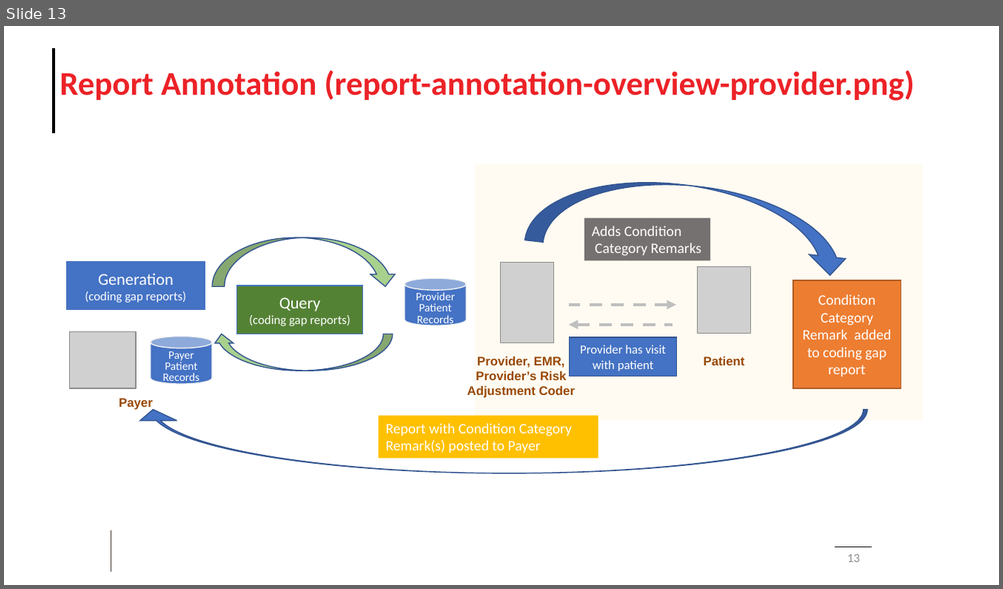
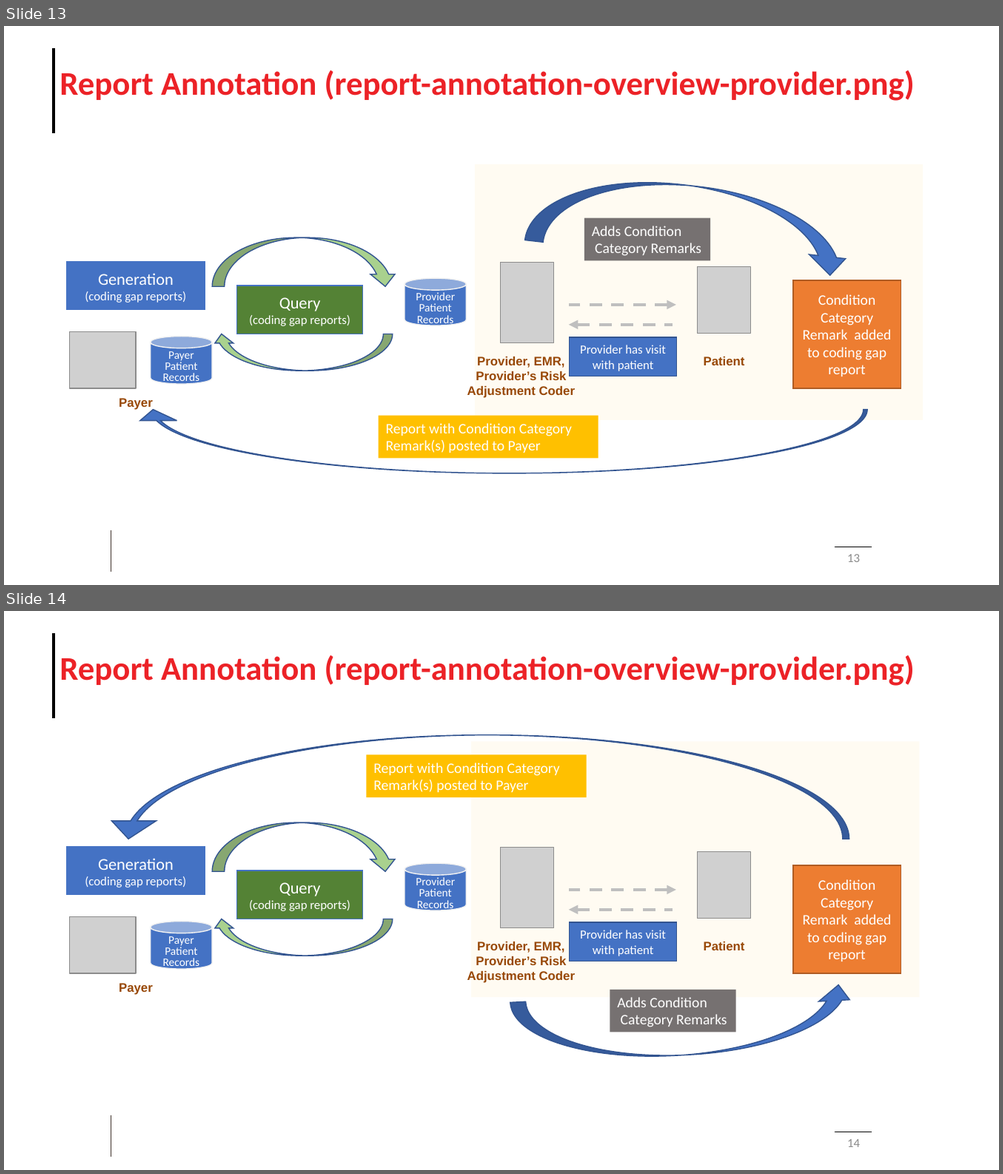
Before and after one commit to HL7/davinci-ra, a slide deck: input/images/Source/Risk Adjustment Images.pptx. Shown one above the other, each under a label of ours: slide 13 before the commit, slides 13 and 14 after it. The pictures are 1003x589 and 1003x1174 pixels, drawn with LibreOffice and Linux fonts; fonts in the diff are those of the drawing; grey boxes stand for pictures; background and template pictures are left out. Boxes give left, top, right and bottom in pixels: in the first picture for what was removed or moved away, otherwise in the second. Text is boxed around its words. In the diff, an @@ line names an element or a change of style, - is before the commit and + after.

Commit message:
Updates to images on CC-remark page

```diff
--- a/input/images/Source/Risk Adjustment Images.pptx
+++ b/input/images/Source/Risk Adjustment Images.pptx
@@ slide 14 added at (4,611,999,1170), background #FFFFFF; not listed: 3 template elements that a slide beside it also shows @@
@@ title added at (60,655,914,686), 32 pt, text #EC2227, bold @@
+Report Annotation (report-annotation-overview-provider.png)
@@ curved down arrow added at (106,735,849,839), fill #4472C4, outline #325491 1 pt @@
@@ rectangle added at (471,741,919,997), fill #FFE699 at 12% opacity @@
@@ rectangle added at (367,755,586,797), fill #FFC000, 14 pt, text #FFFFFF @@
+Report with Condition Category Remark(s) posted to Payer
@@ curved down arrow added at (212,823,397,872), fill #A9D18E, outline #325491 1 pt @@
@@ rectangle added at (67,847,205,895), fill #4472C4, outline #4472C4 1 pt, 12 pt, text #FFFFFF @@
+Generation
+(coding gap reports)
@@ picture added at (500,848,554,929) @@
@@ picture added at (697,852,751,918) @@
@@ rectangle added at (237,871,363,919), fill #548235, outline #4472C4 1 pt, 12 pt, text #FFFFFF @@
+Query
+(coding gap reports)
@@ cylinder added at (404,863,466,910), fill #4472C4, outline #F2F2F2 1 pt, 11 pt, text #FFFFFF @@
+Provider Patient Records
@@ rectangle added at (794,866,901,974), fill #ED7D31, outline #AF5C24 1 pt, 14 pt, text #FFFFFF @@
+Condition Category Remark added to coding gap report
@@ arrow added from (569, 890) to (676, 890), #BFBFBF 3 pt dashed @@
@@ picture added at (70,917,136,974) @@
@@ cylinder added at (151,921,212,969), fill #4472C4, outline #F2F2F2 1 pt, 11 pt, text #FFFFFF @@
+Payer Patient Records
@@ curved down arrow added at (212,919,392,956), fill #A9D18E, outline #325491 1 pt @@
@@ arrow added from (672, 910) to (569, 910), #BFBFBF 3 pt dashed @@
@@ text added at (467,942,575,983), 12 pt, text #984807, bold @@
+Provider, EMR, Provider’s Risk Adjustment Coder
@@ rectangle added at (569,923,677,962), fill #4472C4, outline #325491 1 pt, 12 pt, text #FFFFFF @@
+Provider has visit with patient
@@ text added at (703,942,745,951), 12 pt, text #984807, bold @@
+Patient
@@ text added at (119,983,153,995), 12 pt, text #984807, bold @@
+Payer
@@ curved down arrow added at (510,985,856,1065), fill #4472C4, outline #325491 1 pt @@
@@ rectangle added at (610,990,736,1033), fill #767171, 14 pt, text #FFFFFF @@
+Adds Condition
+Category Remarks
@@ page number added at (847,1139,859,1147), 12 pt, text #8C8C8C @@
+14
```
Also in this commit, not shown: 1 slide changed, 3 other files.
